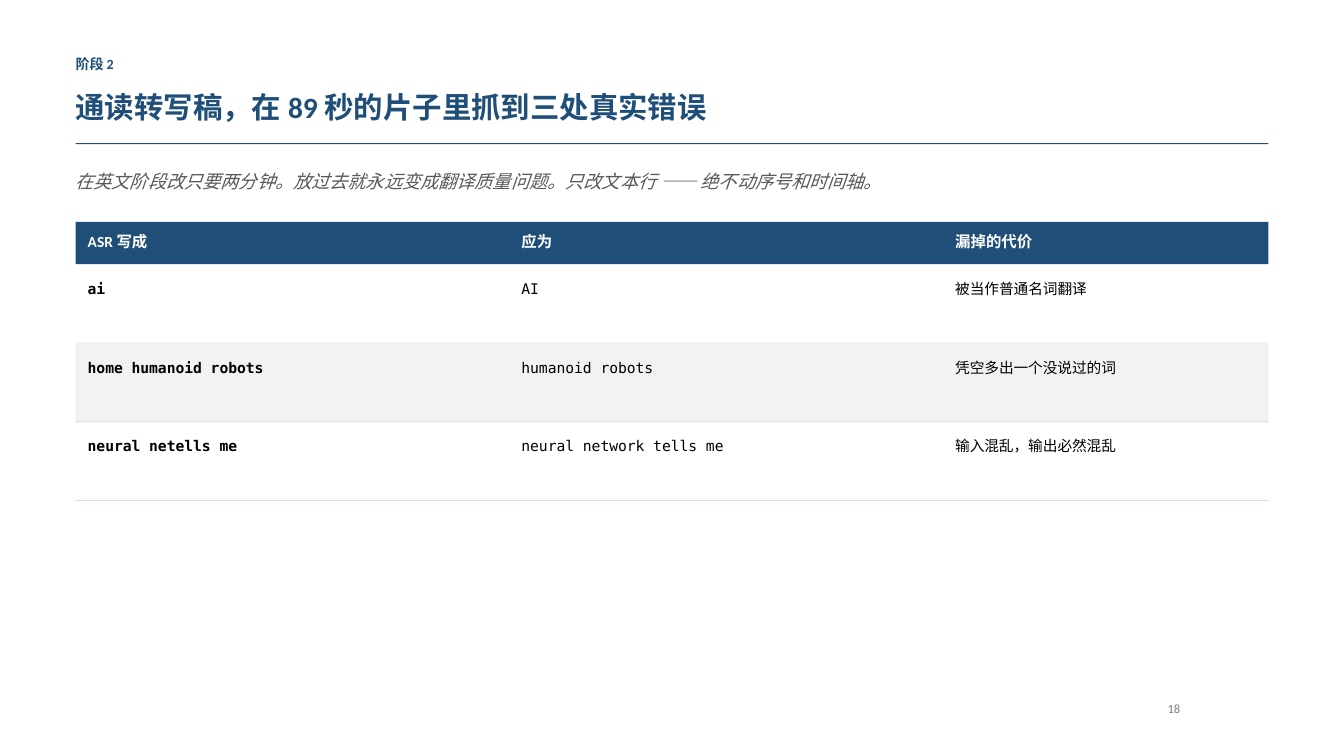
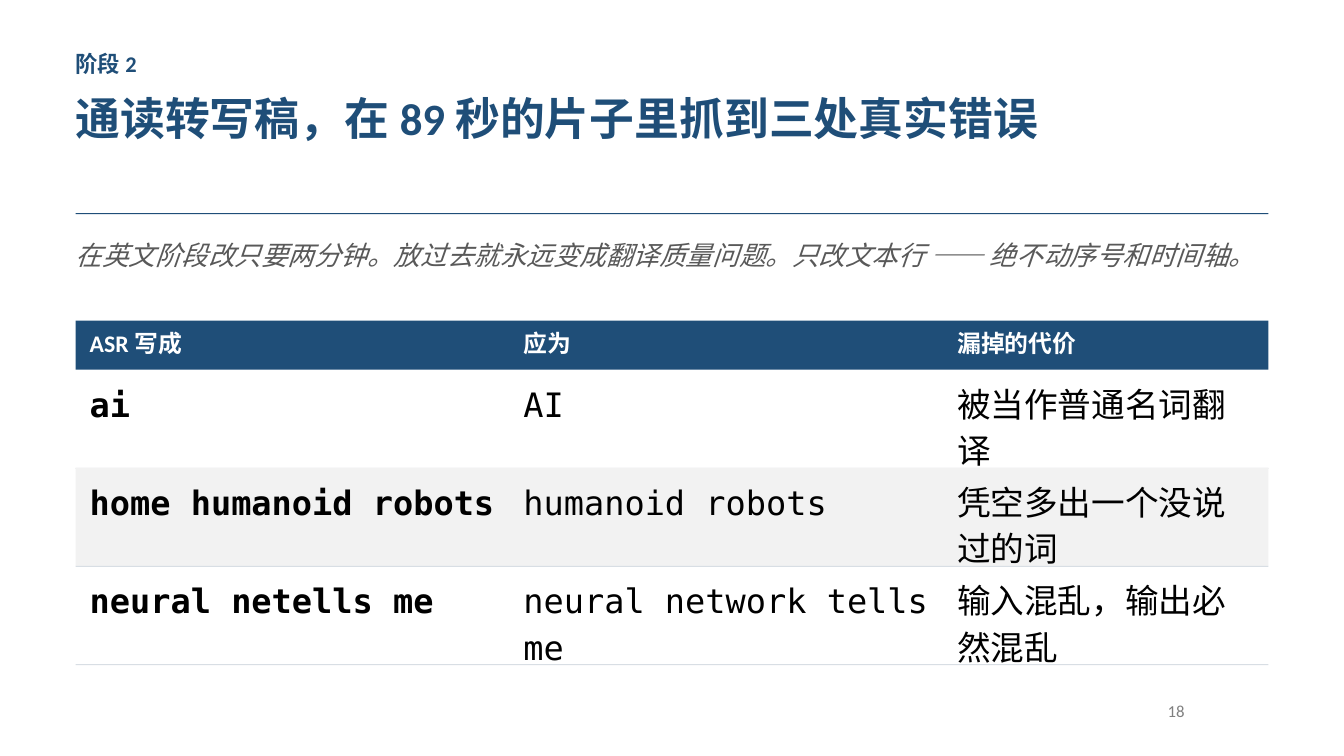
Before and after one commit to mikelix/gstack-tutorial-3, a slide deck: slide 19 of dist/gstack-tutorial-3_ZH.pptx. Drawn at 1344x756 pixels with LibreOffice and Linux fonts; fonts in the diff are those of the drawing. Boxes give left, top, right and bottom in pixels: in the first picture for what was removed or moved away, otherwise in the second. Text is boxed around its words. In the diff, an @@ line names an element or a change of style, - is before the commit and + after.

```diff
--- a/dist/gstack-tutorial-3_ZH.pptx
+++ b/dist/gstack-tutorial-3_ZH.pptx
@@ text "阶段 2" at box(76, 53, 136, 74): size 10 to 16 pt @@
@@ text "通读转写稿，在 89 秒的片子里抓到三处真实错误" at box(76, 96, 1038, 141): size 21 to 32 pt; line spacing 1.05 to 1.08 @@
@@ text "在英文阶段改只要两分钟。放过去就永远变成翻译质量问题。只改文本行 —— 绝不动序号和时间轴。": place and size @@
-text "在英文阶段改只要两分钟。放过去就永远变成翻译质量问题。只改文本行 —— 绝不动序号和时间轴。" at box(76, 172, 882, 190)
+text "在英文阶段改只要两分钟。放过去就永远变成翻译质量问题。只改文本行 —— 绝不动序号和时间轴。" at box(76, 242, 1255, 267)
@@ text "在英文阶段改只要两分钟。放过去就永远变成翻译质量问题。只改文本行 —— 绝不动序号和时间轴。" at box(76, 242, 1255, 267): size 13 to 19 pt @@
@@ rectangle: place and size @@
-rectangle at box(76, 143, 1268, 144)
+rectangle at box(76, 213, 1268, 214)
@@ rectangle: place and size @@
-rectangle at box(76, 222, 1268, 264)
+rectangle at box(76, 321, 1268, 370)
@@ text "ASR 写成": place and size @@
-text "ASR 写成" at box(88, 234, 148, 249)
+text "ASR 写成" at box(90, 331, 182, 354)
@@ text "应为": place and size @@
-text "应为" at box(521, 234, 552, 249)
+text "应为" at box(523, 331, 571, 354)
@@ size 11 to 17 pt in 3 elements at box(90, 331, 182, 354), box(523, 331, 571, 354), box(957, 331, 1076, 354) @@
@@ text "漏掉的代价": place and size @@
-text "漏掉的代价" at box(955, 234, 1032, 249)
+text "漏掉的代价" at box(957, 331, 1076, 354)
@@ text "ai": place and size @@
-text "ai" at box(88, 282, 106, 295)
+text "ai" at box(90, 389, 130, 418)
@@ text "AI": place and size @@
-text "AI" at box(521, 283, 539, 294)
+text "AI" at box(523, 392, 563, 417)
@@ text "被当作普通名词翻译": place and size @@
-text "被当作普通名词翻译" at box(955, 281, 1087, 296)
+text "被当作普通名词翻译" at box(957, 388, 1226, 466)
@@ rectangle: place and size @@
-rectangle at box(76, 343, 1268, 344)
+rectangle at box(76, 468, 1268, 469)
@@ rectangle: place and size @@
-rectangle at box(76, 343, 1268, 421)
+rectangle at box(76, 468, 1268, 566)
@@ text "home humanoid robots": place and size @@
-text "home humanoid robots" at box(88, 361, 264, 374)
+text "home humanoid robots" at box(90, 487, 494, 516)
@@ text "humanoid robots": place and size @@
-text "humanoid robots" at box(521, 362, 654, 374)
+text "humanoid robots" at box(523, 489, 826, 516)
@@ text "凭空多出一个没说过的词": place and size @@
-text "凭空多出一个没说过的词" at box(955, 360, 1116, 374)
+text "凭空多出一个没说过的词" at box(957, 486, 1226, 564)
@@ rectangle: place and size @@
-rectangle at box(76, 421, 1268, 422)
+rectangle at box(76, 567, 1268, 568)
@@ text "neural netells me": place and size @@
-text "neural netells me" at box(88, 440, 238, 452)
+text "neural netells me" at box(90, 587, 433, 614)
@@ text "neural network tells me": place and size @@
-text "neural network tells me" at box(521, 439, 724, 452)
+text "neural network tells me" at box(523, 587, 928, 661)
@@ size 10.5 to 24 pt in 9 elements at box(90, 389, 130, 418), box(523, 392, 563, 417), box(957, 388, 1226, 466), box(90, 487, 494, 516), box(523, 489, 826, 516), box(957, 486, 1226, 564), box(90, 587, 433, 614), box(523, 587, 928, 661), box(957, 584, 1226, 663) @@
@@ text "输入混乱，输出必然混乱": place and size @@
-text "输入混乱，输出必然混乱" at box(955, 438, 1116, 453)
+text "输入混乱，输出必然混乱" at box(957, 584, 1226, 663)
@@ rectangle: place and size @@
-rectangle at box(76, 500, 1268, 501)
+rectangle at box(76, 664, 1268, 665)
@@ text "18" at box(1168, 705, 1185, 717): size 9 to 12 pt @@
```
Also in this commit, not shown: 30 other slides changed, 4 other files.
